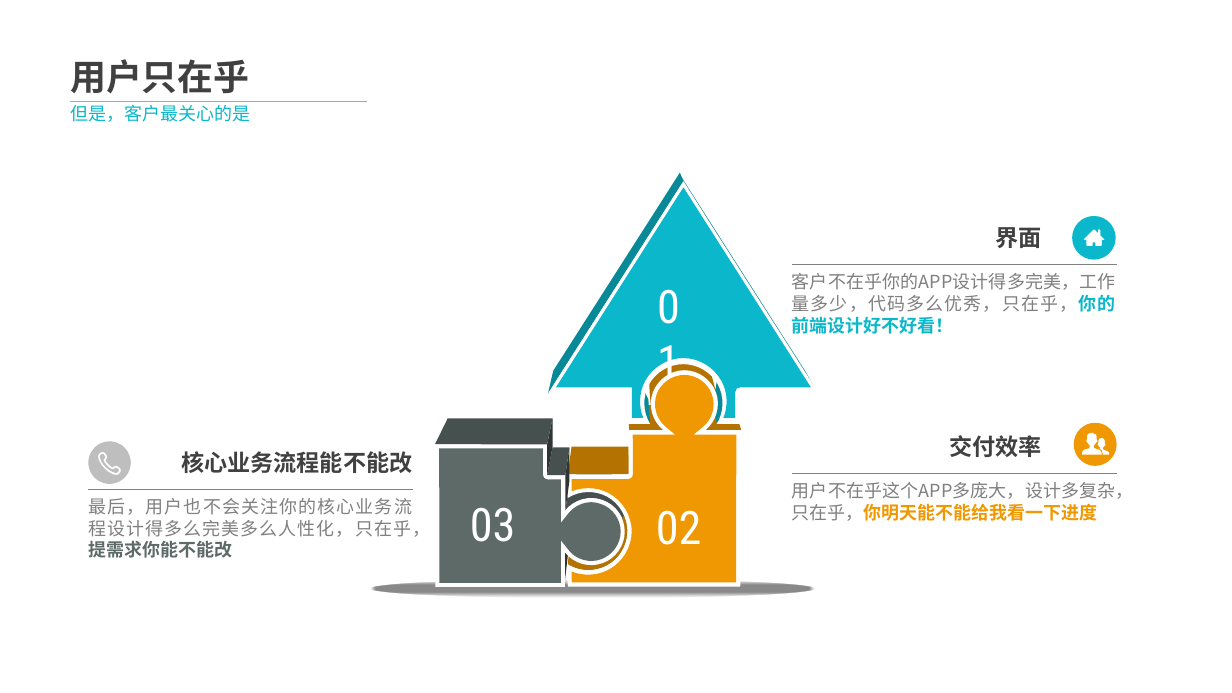
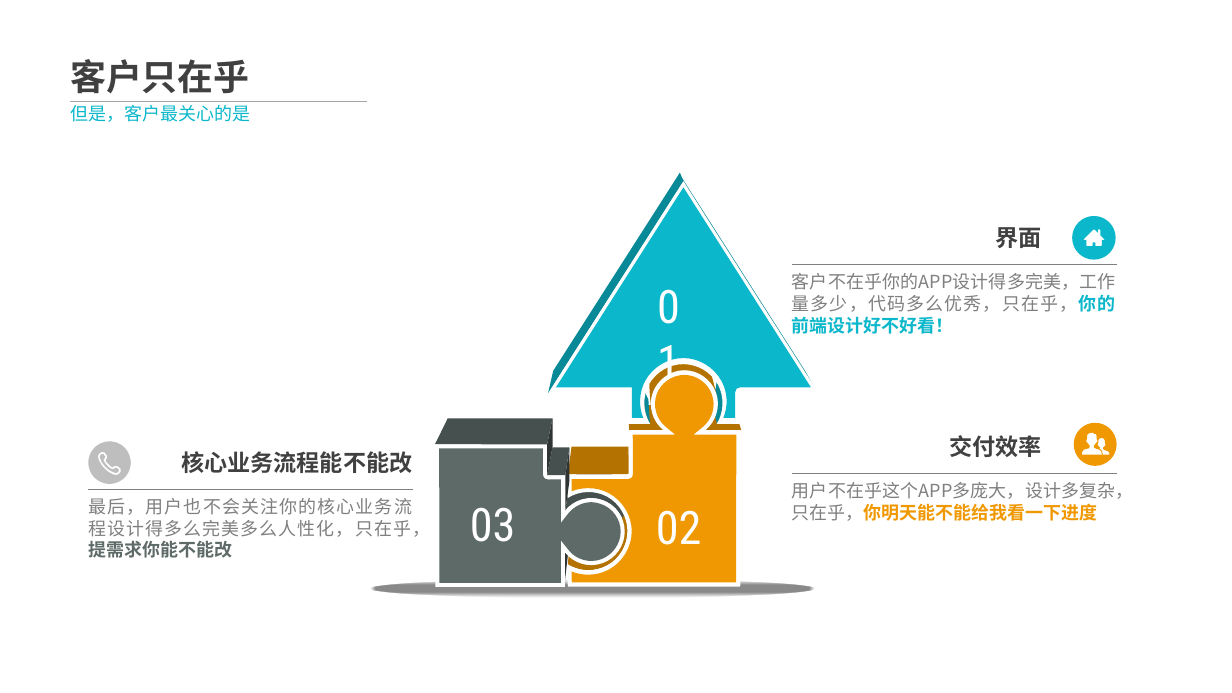
Before and after one commit to alucard263096/BP, a slide deck: slide 4 of App-Link 商业计划书.pptx. Drawn at 1232x693 pixels with LibreOffice and Linux fonts; fonts in the diff are those of the drawing; background and template pictures are left out. Boxes give left, top, right and bottom in pixels: in the first picture for what was removed or moved away, otherwise in the second. Text is boxed around its words. In the diff, an @@ line names an element or a change of style, - is before the commit and + after.

```diff
--- a/App-Link 商业计划书.pptx
+++ b/App-Link 商业计划书.pptx
@@ text at box(70, 59, 249, 94): text changed @@
-用户只在乎
+客户只在乎
```
Also in this commit, not shown: 9 other slides changed, 3 slides added, 2 slides removed.
